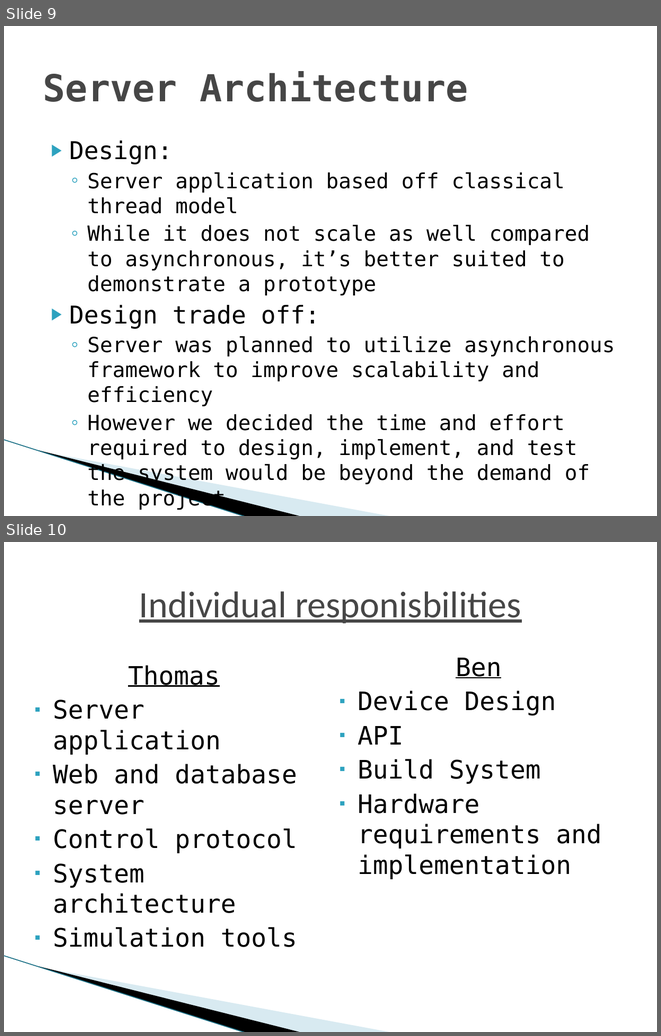
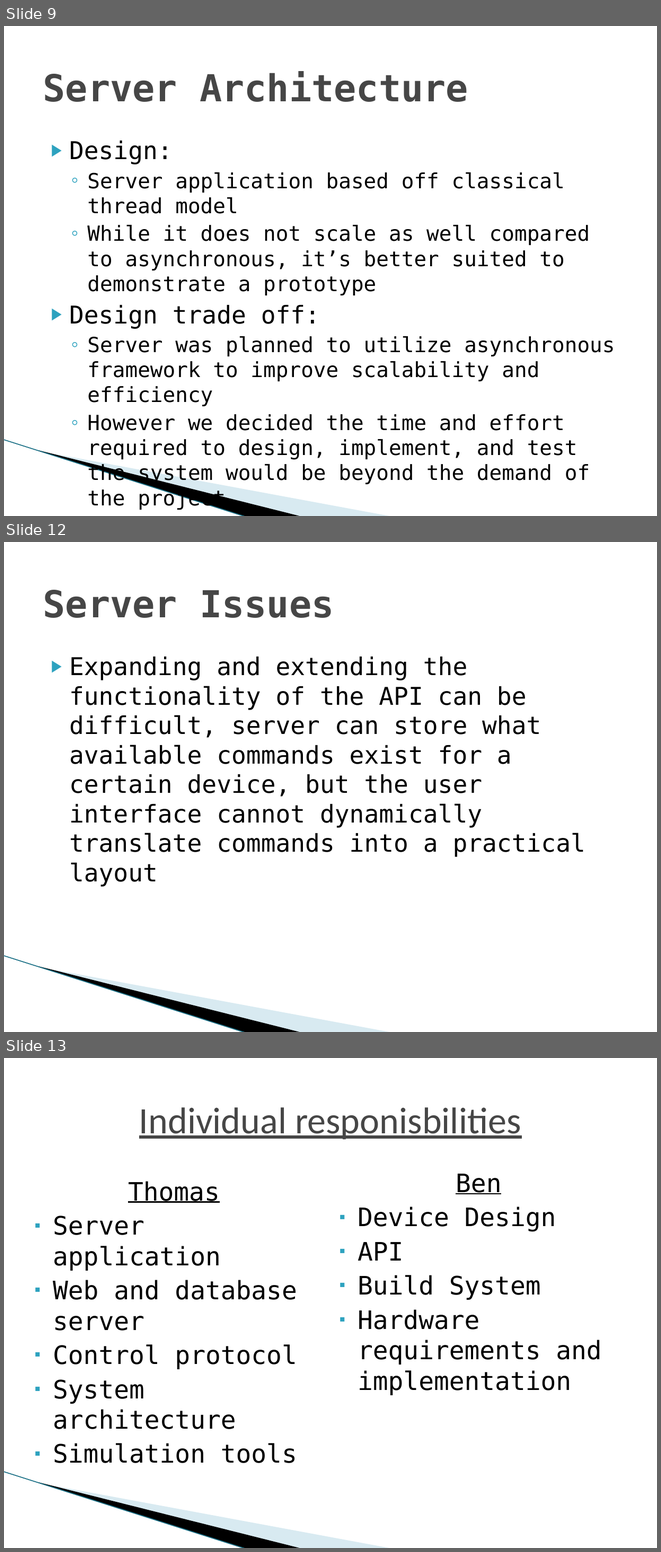
Before and after one commit to nomastmas/raichu, a slide deck: docs/final_presentation_tmas.pptx. Shown one above the other, each under a label of ours: slides 9 and 10 before the commit, slides 9, 12 and 13 after it; the slides between them are not shown. The pictures are 661x1036 and 661x1552 pixels, drawn with LibreOffice and Linux fonts; fonts in the diff are those of the drawing; background and template pictures are left out. Boxes give left, top, right and bottom in pixels: in the first picture for what was removed or moved away, otherwise in the second. Text is boxed around its words. In the diff, an @@ line names an element or a change of style, - is before the commit and + after.

```diff
--- a/docs/final_presentation_tmas.pptx
+++ b/docs/final_presentation_tmas.pptx
@@ slide 12 added at (x1=4, y1=542, x2=657, y2=1032), background #FFFFFF; not listed: 3 template elements that a slide beside it also shows @@
@@ title added at (x1=43, y1=590, x2=334, y2=618), 41 pt, text #464646, bold @@
+Server Issues
@@ text added at (x1=69, y1=656, x2=585, y2=886), 27 pt, text #000000 @@
+▶ Expanding and extending the functionality of the API can be difficult, server can store what available commands exist for a certain device, but the user interface cannot dynamically translate commands into a practical layout
@@ what was slide 10 is now slide 13 @@
```
Also in this commit, not shown: 2 other slides added, 1 other file.
